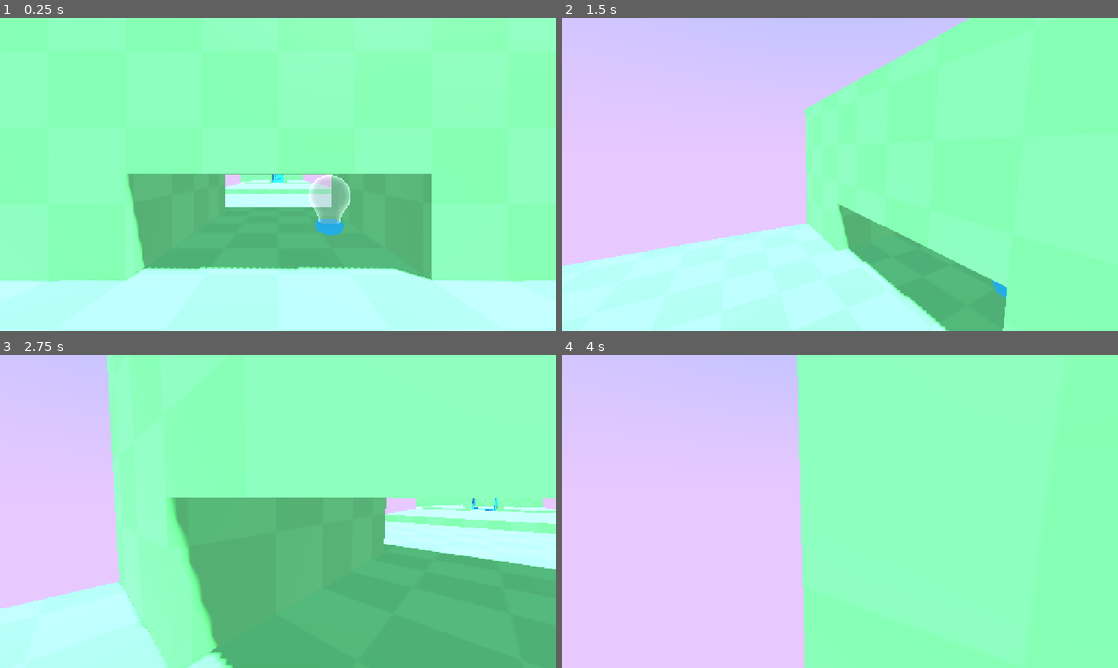
Above: before the commit, frames 1-4 (two rows, left to right).
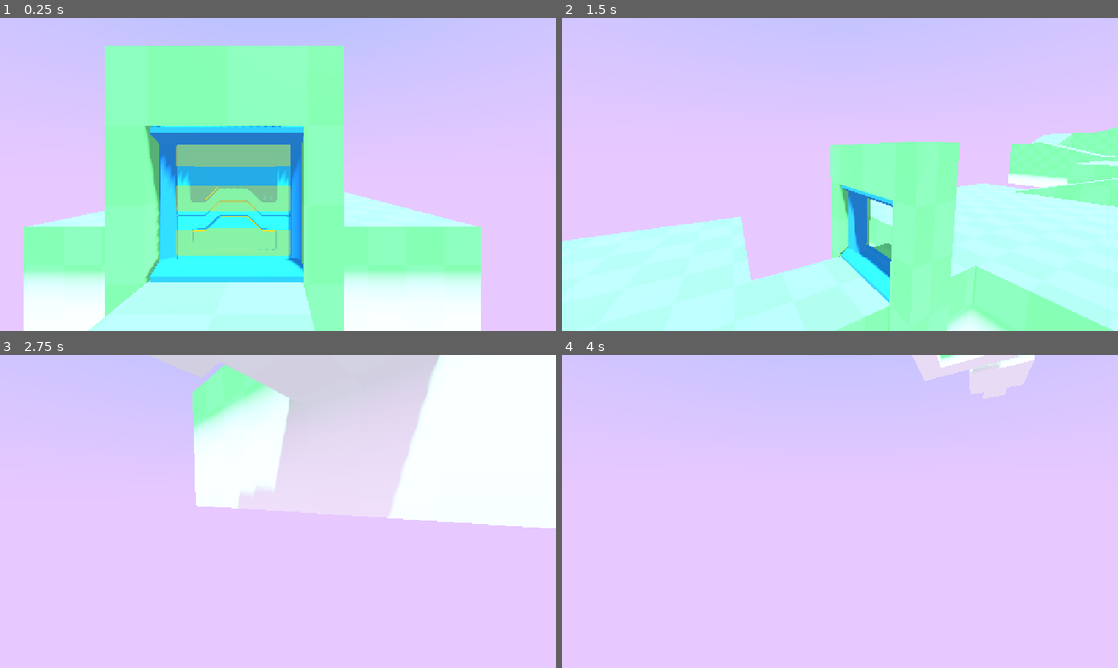
Above: after the commit, the same moments.

Repository: iguessfive/learn-3d-gamedev-from-zero-with-godot-4
Game: Godot game, scene res://game.tscn
The game is run twice, just before and just after one commit, with the same random seed, the same clock (stepped at 60 frames per second) and the same inputs.
Inputs (mouse positions are in pixels of both pictures, inside the frame that each line leads up to):
- Up to frame 1 (0.25 s): no input
- Up to frame 2 (1.5 s): tap Enter at 0.5 s; move the mouse to (962, 158) at 0.52 s; hold D (move_right) 0.53-1.28 s; hold E (interact) 0.53-1.28 s; click (962, 158) at 0.67 s; tap Space (jump) at 0.77 s; move the mouse to (812, 174) at 1.27 s; hold W (move_up) from 1.28 s (still down); tap C (crouching) at 1.35 s
- Up to frame 3 (2.75 s): keep holding W (move_up); tap Space (jump) at 1.52 s; tap E (interact) at 1.55 s; move the mouse to (289, 505) at 2.02 s; hold E (interact) from 2.03 s (still down)
- Up to frame 4 (4 s): keep holding W (move_up); move the mouse to (834, 517) at 2.77 s; release E (interact) at 2.78 s; tap Shift (sprint) at 2.85 s; click (834, 517) at 2.92 s; tap Space (jump) at 3.02, 3.77 s; tap E (interact) at 3.05 s; move the mouse to (878, 514) at 3.52 s; hold E (interact) from 3.53 s (still down); tap Z at 3.6 s

The runs differ from the first frame. In frame 1, 75% of the frame differs, in the area x 0-100%, y 0-100%; in frame 2, 42%; in frame 3, 83%; in frame 4, 57%.

Commit message:
Completed M5 lesson 7
Added a ray cast to detect when player is looking at an object that can be interacted with.

Diff:
--- a/M05.turn_on_lights_workbook/assets/highlight_overlay.tres
+++ b/M05.turn_on_lights_workbook/assets/highlight_overlay.tres
@@ -10,4 +10,4 @@
 shader_parameter/outline_width = 0.02
 shader_parameter/stripe_frequency = 10.0
 shader_parameter/stripe_animation_speed = 2.0
-shader_parameter/alpha = 0.0
+shader_parameter/alpha = 1.0
--- a/M05.turn_on_lights_workbook/game.tscn
+++ b/M05.turn_on_lights_workbook/game.tscn
@@ -52,7 +52,7 @@
 unique_name_in_owner = true
 
 [node name="Player" parent="." instance=ExtResource("3_feb5d")]
-transform = Transform3D(1, 0, 0, 0, 1, 0, 0, 0, 1, 0, 0.502708, -20.1749)
+transform = Transform3D(1, 0, 0, 0, 1, 0, 0, 0, 1, 0.634027, 0.502708, -51.981)
 
 [node name="Door3D" parent="." instance=ExtResource("4_fc0e3")]
 transform = Transform3D(1, 0, 0, 0, 1, 0, 0, 0, 1, 0, 1, -55.065)
--- a/M05.turn_on_lights_workbook/lesson/Player.tscn
+++ b/M05.turn_on_lights_workbook/lesson/Player.tscn
@@ -1,6 +1,7 @@
-[gd_scene load_steps=4 format=3 uid="uid://y8sti7ev7rh5"]
+[gd_scene load_steps=5 format=3 uid="uid://y8sti7ev7rh5"]
 
 [ext_resource type="Script" uid="uid://c2dxojvc634a" path="res://lesson/player_fps_controller.gd" id="1_e7csy"]
+[ext_resource type="Script" uid="uid://0gsnk2gsb0kj" path="res://lesson/interaction_ray_cast_3d.gd" id="2_qu0iu"]
 
 [sub_resource type="CylinderShape3D" id="CylinderShape3D_dgs58"]
 height = 1.6
@@ -16,6 +17,13 @@
 transform = Transform3D(1, 0, 0, 0, 1, 0, 0, 0, 1, 0, 0.8, 0)
 shape = SubResource("CylinderShape3D_dgs58")
 
+[node name="CrounchCeilingCast" type="ShapeCast3D" parent="."]
+unique_name_in_owner = true
+transform = Transform3D(1, 0, 0, 0, 1, 0, 0, 0, 1, 0, 0.589385, 0)
+enabled = false
+shape = SubResource("CylinderShape3D_7kpjd")
+target_position = Vector3(0, 0.8, 0)
+
 [node name="Neck" type="Node3D" parent="."]
 unique_name_in_owner = true
 transform = Transform3D(1, 0, 0, 0, 1, 0, 0, 0, 1, 0, 1.4, 0)
@@ -23,9 +31,7 @@
 [node name="Camera3D" type="Camera3D" parent="Neck"]
 unique_name_in_owner = true
 
-[node name="CrounchCeilingCast" type="ShapeCast3D" parent="."]
-unique_name_in_owner = true
-transform = Transform3D(1, 0, 0, 0, 1, 0, 0, 0, 1, 0, 0.589385, 0)
-enabled = false
-shape = SubResource("CylinderShape3D_7kpjd")
-target_position = Vector3(0, 0.8, 0)
+[node name="InteractionRayCast3D" type="RayCast3D" parent="Neck/Camera3D"]
+transform = Transform3D(1, 0, 0, 0, 1, 0, 0, 0, 1, 0, -0.0214607, 0)
+target_position = Vector3(0, 0, -4)
+script = ExtResource("2_qu0iu")
--- a/M05.turn_on_lights_workbook/lesson/door_3d.gd
+++ b/M05.turn_on_lights_workbook/lesson/door_3d.gd
@@ -1,3 +1,4 @@
+@tool
 class_name Door3D extends Interactable3D
 
 # a bool to hold value when door is open or closed, use a setter to update collider diabled propety
@@ -38,7 +39,3 @@
 	# animate the tween position property of the mesh instances
 	_tween_door.tween_property(_door_top, "position:y", top_value, 1.0)
 	_tween_door.tween_property(_door_bottom, "position:y", bottom_value, 1.0)
-
-func _unhandled_input(event: InputEvent) -> void:
-	if event.is_action_pressed("interact"):
-		interact()
--- a/M05.turn_on_lights_workbook/lesson/door_3d.tscn
+++ b/M05.turn_on_lights_workbook/lesson/door_3d.tscn
@@ -4,17 +4,20 @@
 [ext_resource type="Script" uid="uid://cy5mx47bkp6ne" path="res://lesson/door_3d.gd" id="1_fl7hp"]
 
 [sub_resource type="BoxShape3D" id="BoxShape3D_3nk32"]
-size = Vector3(1.52139, 1.78821, 0.450043)
+size = Vector3(1.52139, 1.78821, 0.536949)
 
 [sub_resource type="BoxShape3D" id="BoxShape3D_fl7hp"]
 size = Vector3(1.99426, 1.97839, 1)
 
-[node name="Door3D" type="Area3D"]
+[node name="Door3D" type="Area3D" node_paths=PackedStringArray("mesh_instances")]
+monitoring = false
 script = ExtResource("1_fl7hp")
+mesh_instances = [NodePath("Door/DoorTop"), NodePath("Door/DoorBottom")]
 
 [node name="Door" parent="." instance=ExtResource("1_3nk32")]
 
 [node name="CollisionShape3D" type="CollisionShape3D" parent="."]
+transform = Transform3D(1, 0, 0, 0, 1, 0, 0, 0, 1, 0, 0, -0.010334)
 shape = SubResource("BoxShape3D_3nk32")
 
 [node name="StaticBody3D" type="StaticBody3D" parent="."]
--- a/M05.turn_on_lights_workbook/lesson/interactable_3d.gd
+++ b/M05.turn_on_lights_workbook/lesson/interactable_3d.gd
@@ -2,6 +2,13 @@
 
 # signal to emit what object is interacted with
 signal interact_with
+
+const MATERIAL_HIGHLIGHT = preload("res://assets/highlight_overlay.tres")
+
+@export var mesh_instances: Array[MeshInstance3D] = []: set = set_mesh_instances
+@export var is_highlighted: bool = false: set = set_is_highlighted
+
+var _tween_highlight: Tween = null
 
 # initialise object so that it can not monitor anything else, it can only be detected (inanimated object)
 func _init() -> void:
@@ -10,3 +17,51 @@
 # a function to emit signal when interacted
 func interact() -> void:
 	interact_with.emit()
+
+func set_mesh_instances(new_mesh_instances: Array[MeshInstance3D]) -> void:
+	# assign passed in argument to property using parameter name
+	mesh_instances = new_mesh_instances
+
+	if mesh_instances.is_empty():
+		return
+
+	# for each mesh instance check if it's not null
+	for mesh_instance: MeshInstance3D in mesh_instances:
+		# removing the material overlay is awesome, it means that one resource is used to showcase
+		# interactable when player is looking at item and saves rendering performance
+		if is_highlighted: # then if player is looking at door add shader else remove shader
+			mesh_instance.material_overlay = MATERIAL_HIGHLIGHT
+		else:
+			mesh_instance.material_overlay = null
+
+func set_is_highlighted(new_value: bool) -> void:
+	is_highlighted = new_value
+
+	if mesh_instances.is_empty():
+		return
+
+	# Animation for shader alpha value fading in and out
+	if _tween_highlight != null:
+		_tween_highlight.kill()
+
+	_tween_highlight = create_tween()
+	_tween_highlight.set_ease(Tween.EASE_OUT)
+	_tween_highlight.set_trans(Tween.TRANS_SINE)
+
+	# tween from current shader alpha variable
+	var current_alpha: float = MATERIAL_HIGHLIGHT.get_shader_parameter("alpha") # IMPORTANT when using shader
+
+	if is_highlighted:
+		for mesh_instance in mesh_instances:
+			mesh_instance.material_overlay = MATERIAL_HIGHLIGHT
+		_tween_highlight.tween_method(set_alpha_value, current_alpha, 1.0, 1.0)
+	else:
+		_tween_highlight.tween_method(set_alpha_value, current_alpha, 0.0, 1.0)
+		_tween_highlight.tween_callback(func():
+			for mesh_instance in mesh_instances:
+				(mesh_instance as MeshInstance3D).material_overlay = null
+		)
+
+func set_alpha_value(new_value) -> void:
+	# use material const resource as it's assigned to all meshe instances
+	MATERIAL_HIGHLIGHT.set_shader_parameter("alpha", new_value)
--- /dev/null
+++ b/M05.turn_on_lights_workbook/lesson/interaction_ray_cast_3d.gd
@@ -0,0 +1,34 @@
+class_name InterationRaycast3D extends RayCast3D
+
+# create a variable to store interactable object at collsion
+var _focused_node: Interactable3D = null
+
+# when object is created disable collisions for physics bodies and only detect areas
+func _init() -> void:
+	enabled = false # will not detect for collisions at the end of physics frame
+
+	collide_with_bodies = false
+	collide_with_areas = true
+
+# handle input for interaction in gameplay
+func _unhandled_input(event: InputEvent) -> void:
+	if _focused_node != null and event.is_action_pressed("interact"):
+		_focused_node.interact()
+
+# each frame for collsions check if the raycast is colliding with area
+# and assign that to class variable
+@warning_ignore("unused_parameter")
+func _physics_process(delta: float) -> void:
+	force_raycast_update() # check for collision at the start of the physics frame call - by default one frame behind
+	var collider = get_collider() as Interactable3D
+
+	#before new focused node is set, update player highlight
+	if collider == null and _focused_node != null:
+		_focused_node.is_highlighted = false
+
+	_focused_node = collider # new focused node this frame
+
+	# if the collider by raycast is a `Interactable3D` then...
+	if _focused_node != null: # animation is never playing fully, repeatedly being called,
+		# not enough time for tween to play through
+		_focused_node.is_highlighted = true
--- a/M05.turn_on_lights_workbook/lesson/light_bulb_3d.gd
+++ b/M05.turn_on_lights_workbook/lesson/light_bulb_3d.gd
@@ -1,3 +1,4 @@
+@warning_ignore("missing_tool")
 class_name LightBulb3D extends Interactable3D
 
 var is_active: bool = false: set = set_is_active
Not shown: 1 places in M05.turn_on_lights_workbook/assets/highlight_overlay.tres that only renumber resources
Not shown, added: M05.turn_on_lights_workbook/lesson/interaction_ray_cast_3d.gd.uid
